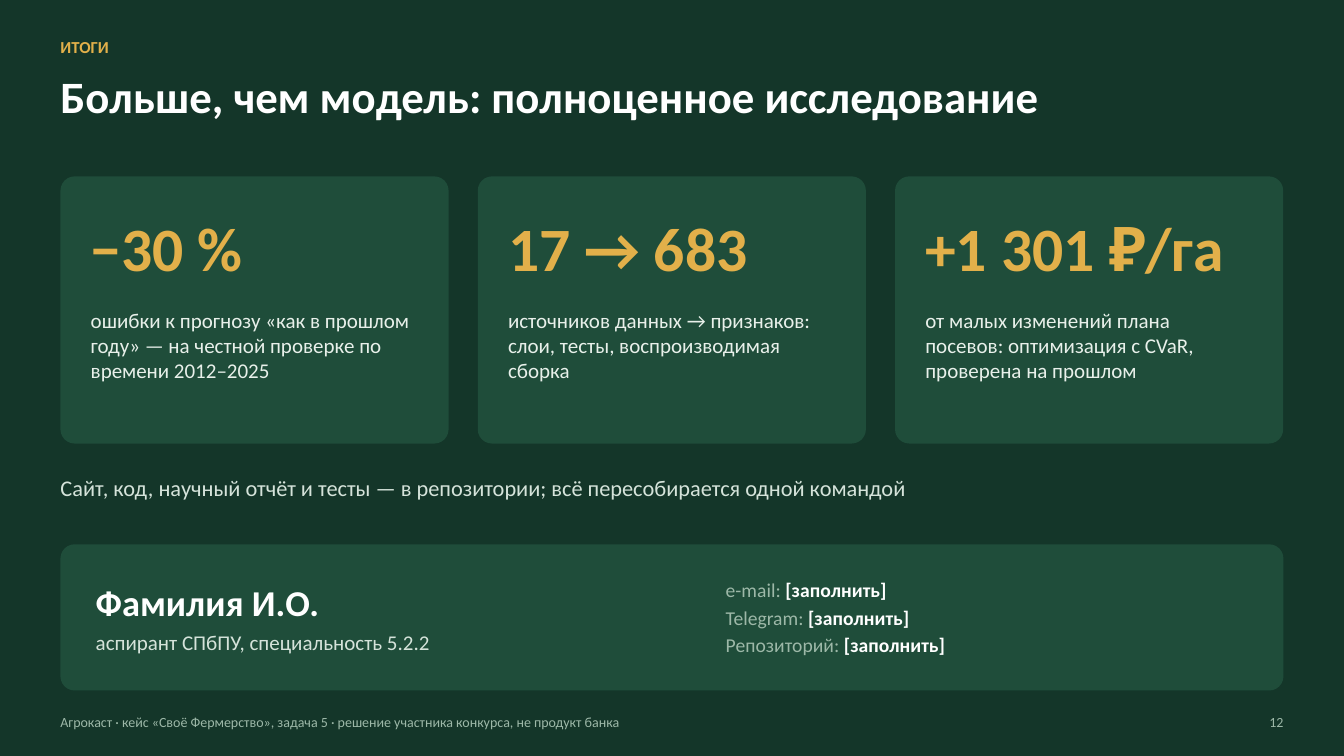
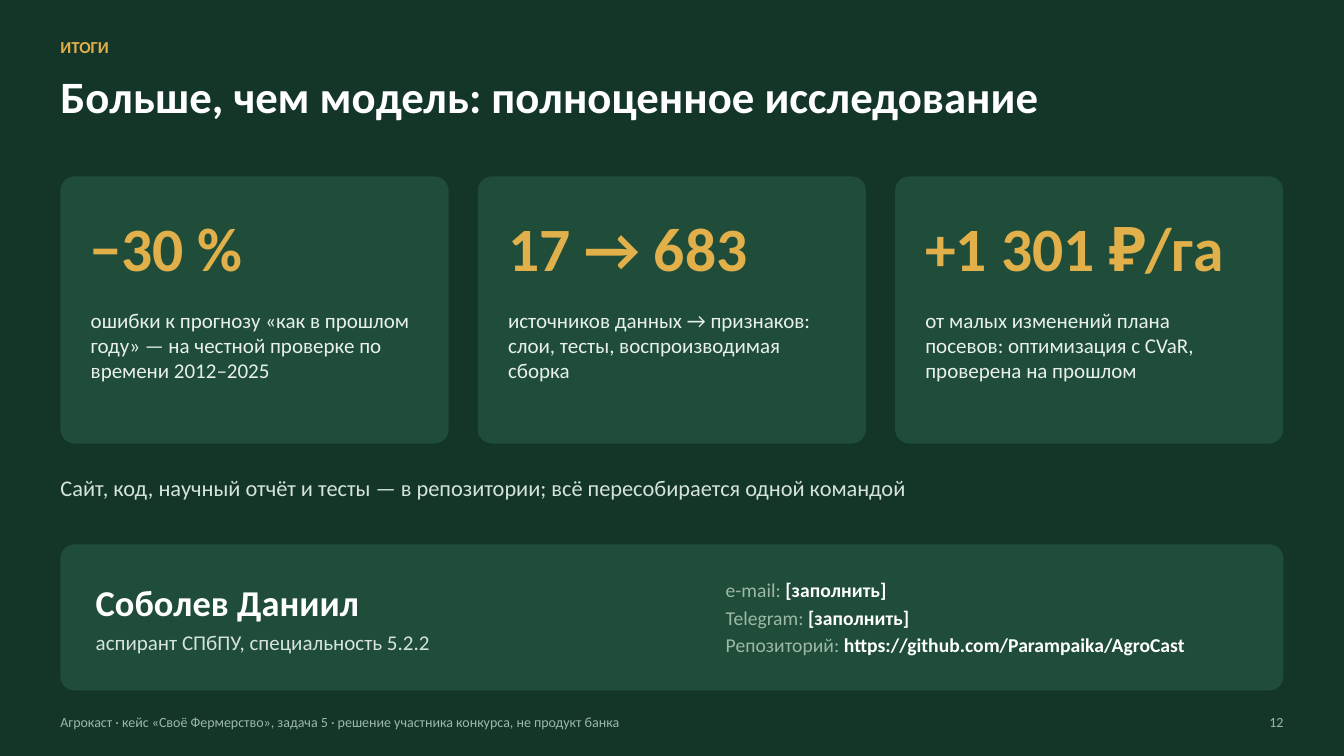
Before and after one commit to Parampaika/AgroCast, a slide deck: slide 12 of deck/out/agrokast_presentation.pptx. Drawn at 1344x756 pixels with LibreOffice and Linux fonts; fonts in the diff are those of the drawing. Boxes give left, top, right and bottom in pixels: in the first picture for what was removed or moved away, otherwise in the second. Text is boxed around its words. In the diff, an @@ line names an element or a change of style, - is before the commit and + after.

```diff
--- a/deck/out/agrokast_presentation.pptx
+++ b/deck/out/agrokast_presentation.pptx
@@ text at [96, 591, 359, 622]: text changed @@
-Фамилия И.О.
+Соболев Даниил
@@ text at [726, 638, 1185, 656]: text changed; text colour #9DB8A8 to #FFFFFF; bold on @@
-Репозиторий: [заполнить]
+Репозиторий: https://github.com/Parampaika/AgroCast
```
Also in this commit, not shown: 2 other slides changed, 6 other files.
